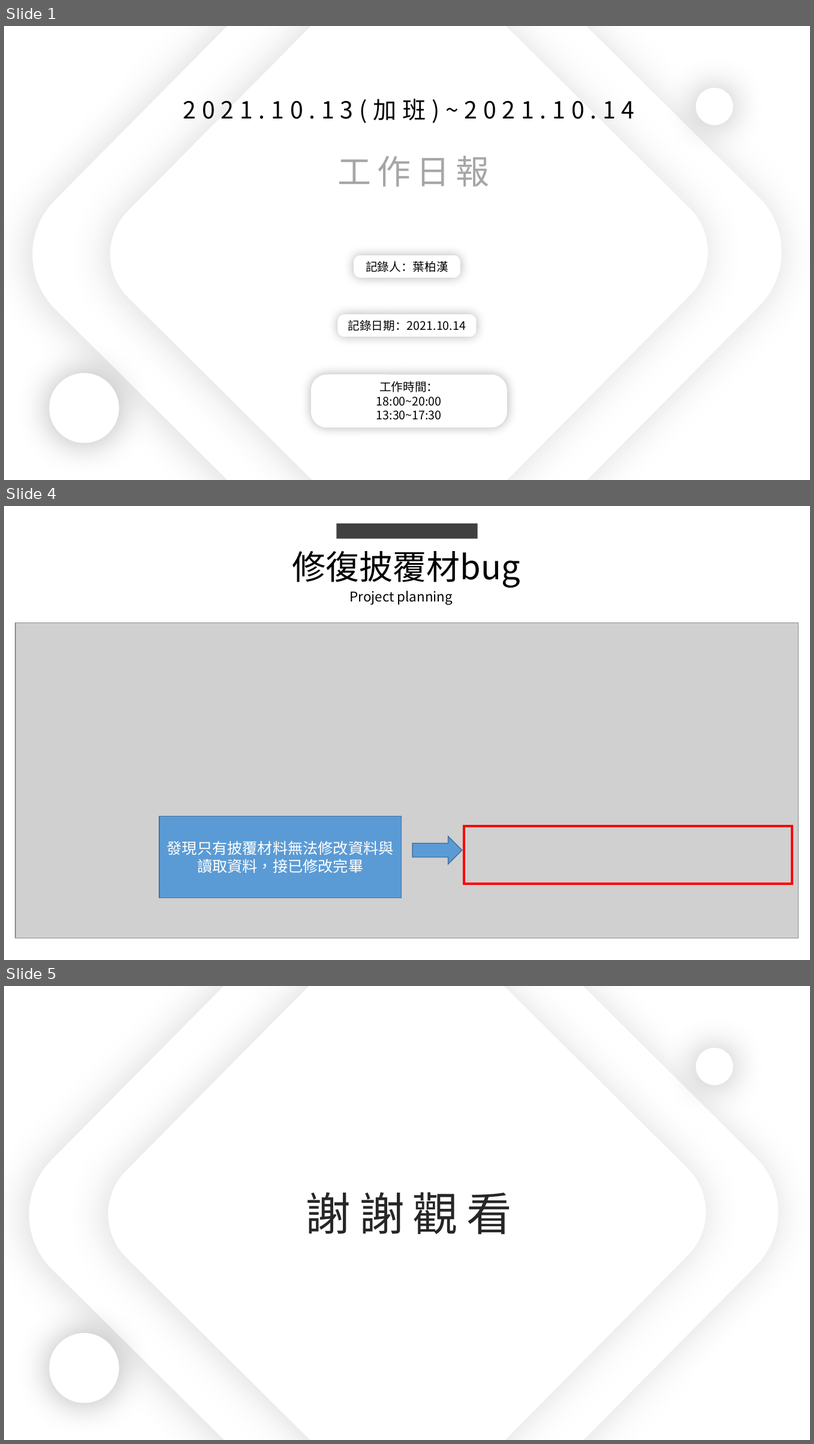
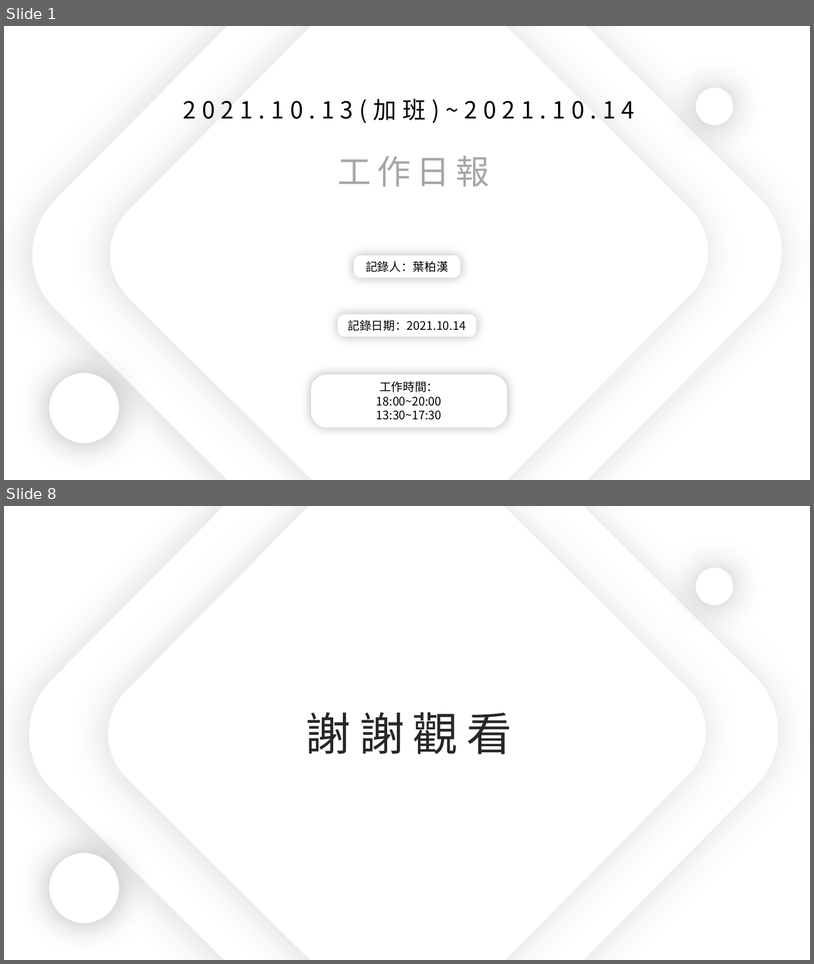
Before and after one commit to king637324/KnowledgeGreenhouseSystem, a slide deck: 工作日報_葉柏漢/2021.10/2021.10.13(加班)_2021.10.14工作日報_葉柏漢.pptx. Shown one above the other, each under a label of ours: slides 1, 4 and 5 before the commit, slides 1 and 8 after it; the slides between them are not shown. The pictures are 814x1444 and 814x964 pixels, drawn with LibreOffice and Linux fonts; fonts in the diff are those of the drawing; grey boxes stand for pictures. Boxes give left, top, right and bottom in pixels: in the first picture for what was removed or moved away, otherwise in the second. Text is boxed around its words. In the diff, an @@ line names an element or a change of style, - is before the commit and + after.

```diff
--- a/工作日報_葉柏漢/2021.10/2021.10.13(加班)_2021.10.14工作日報_葉柏漢.pptx
+++ b/工作日報_葉柏漢/2021.10/2021.10.13(加班)_2021.10.14工作日報_葉柏漢.pptx
@@ slide 4 removed at box(4, 506, 810, 960), background #FFFFFF @@
@@ rectangle removed at box(337, 523, 477, 538) @@
@@ text removed at box(293, 551, 521, 588) @@
-修復披覆材bug
@@ text removed at box(350, 591, 453, 604) @@
-Project planning
@@ picture removed at box(15, 623, 800, 938) @@
@@ rectangle removed at box(159, 816, 401, 898) @@
-發現只有披覆材料無法修改資料與讀取資料，接已修改完畢
@@ rectangle removed at box(464, 826, 793, 883) @@
@@ right arrow removed at box(413, 837, 462, 864) @@
@@ what was slide 5 is now slide 8 @@
```
Also in this commit, not shown: 2 slides changed, 4 slides added, 3 other files.
